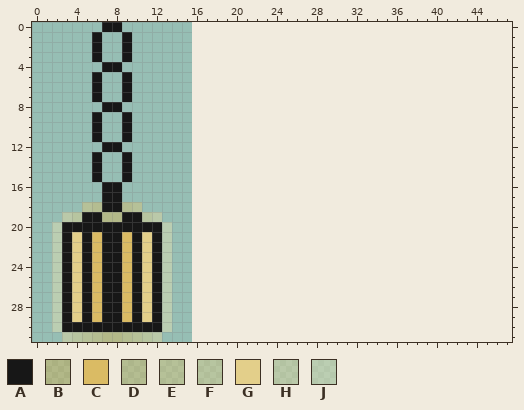
A pixel-art sprite gets an edit: assets/visual/tilemaps/lamp.png. The picture above was drawn from the file before the commit.
The file is 16x32 pixels. Colours within 5 levels of each other are drawn and written as one. The old version is drawn lined up with the new one, on the new canvas.
Palette (. is transparent): A #171717  B #d6b04f70  C #dabb64  D #dabb6570  E #dec47570  F #e2cd8670  G #e3cf8a  H #e7d89b70  J #ebe3b070
Pixels before, first column x 2:
 0 .....AA.....
 1 ....A..A....
 2 ....A..A....
 3 ....A..A....
 4 .....AA.....
 5 ....A..A....
 6 ....A..A....
 7 ....A..A....
 8 .....AA.....
 9 ....A..A....
10 ....A..A....
11 ....A..A....
12 .....AA.....
13 ....A..A....
14 ....A..A....
15 ....A..A....
16 .....AA.....
17 .....AA.....
18 ...EDAADE...
19 .HFAABBAAFH.
20 JAAAAAAAAAAJ
21 JAGACAACAGAJ
22 JAGACAACAGAJ
23 JAGACAACAGAJ
24 JAGACAACAGAJ
25 JAGACAACAGAJ
26 JAGACAACAGAJ
27 JAGACAACAGAJ
28 JAGACAACAGAJ
29 JAGACAACAGAJ
30 JAAAAAAAAAAJ
31 .HFEDBBDEFH.
Once edited:
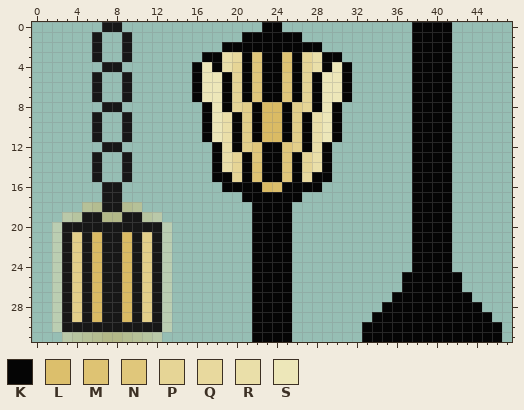
Colours new in this view: K #050505  L #dcbf6c  M #dec373  N #e0c77b  P #e6d596  Q #e8d99e  R #eadfa9  S #ede7b9
From old to new:
canvas 16x32 -> 48x32
Colour C is added in rows 8 to 11 at x 23 to 24; in row 16 at x 23.
Colour G is added in rows 8 to 12 at x 21 and 26.
Colour K is added in row 0 at x 23 to 24 and 38 to 41; in row 1 at x 21 to 26 and 38 to 41; in row 2 at x 19 to 28 and 38 to 41; in row 3 at x 17 to 18, 21, 23 to 24, 26, 29 to 30 and 38 to 41; in row 4 at x 16, 18, 21, 23 to 24, 26, 29, 31 and 38 to 41; in rows 5 to 7 at x 16, 19, 21, 23 to 24, 26, 28, 31 and 38 to 41.
Colour K is added in row 8 at x 17, 19, 22, 25, 28, 30 and 38 to 41; in rows 9 to 11 at x 17, 20, 22, 25, 27, 30 and 38 to 41; in row 12 at x 18, 20, 23 to 24, 27, 29 and 38 to 41; in rows 13 to 14 at x 18, 21, 23 to 24, 26, 29 and 38 to 41; in row 15 at x 18 to 19, 21, 23 to 24, 26, 28 to 29 and 38 to 41; in row 16 at x 19 to 22, 25 to 28 and 38 to 41.
Colour K is added in row 17 at x 21 to 26 and 38 to 41; in rows 18 to 24 at x 22 to 25 and 38 to 41; in rows 25 to 26 at x 22 to 25 and 37 to 42; in row 27 at x 22 to 25 and 36 to 43; in row 28 at x 22 to 25 and 35 to 44; in row 29 at x 22 to 25 and 34 to 45.
Colour K is added in rows 30 to 31 at x 22 to 25 and 33 to 46.
Colour L is added in row 16 at x 24.
Colour M is added in rows 3 to 4 at x 25; in rows 14 to 15 at x 22.
Colour N is added in rows 3 to 4 at x 22; in rows 5 to 7 at x 22 and 25; in rows 12 to 13 at x 22 and 25; in rows 14 to 15 at x 25.
Colour P is added in row 3 at x 27; in rows 4 to 8 at x 20 and 27; in rows 13 to 14 at x 20 and 27; in row 15 at x 20.
Colour Q is added in row 3 at x 20; in row 15 at x 27.
Colour R is added in rows 3 to 4 at x 19 and 28; in rows 9 to 14 at x 19 and 28.
Colour S is added in row 4 at x 17 and 30; in rows 5 to 7 at x 17 to 18 and 29 to 30; in rows 8 to 11 at x 18 and 29.
Where, in picture pixels (left, top, right, bottom), the same in both pictures:
added: (192, 22, 352, 342)
added: (362, 22, 502, 342)
